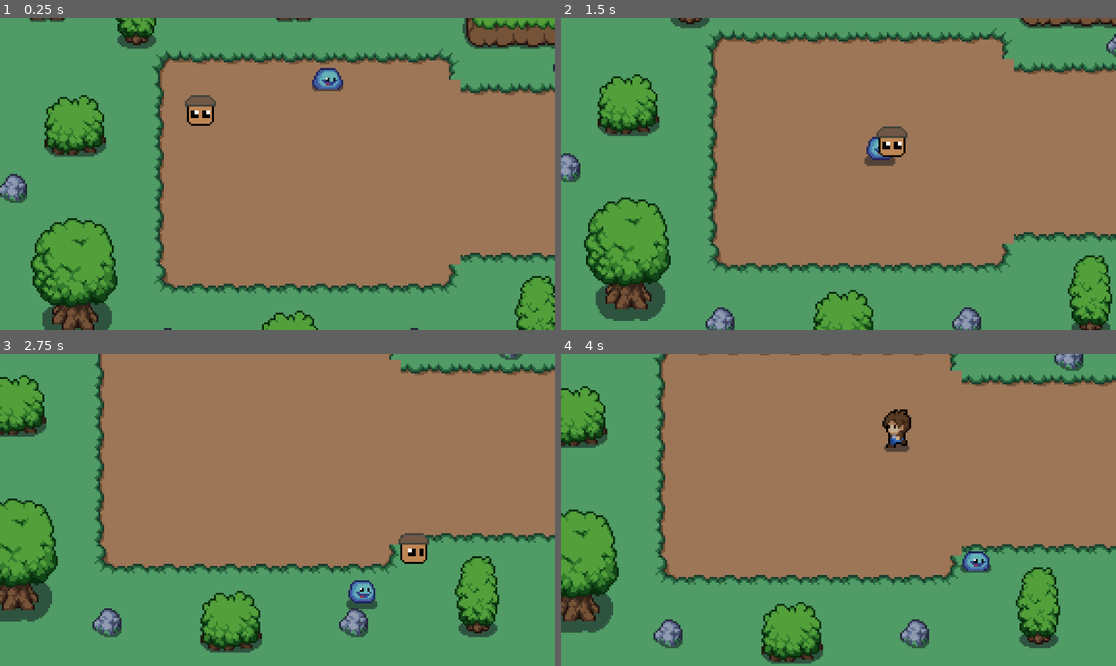
Above: before the commit, frames 1-4 (two rows, left to right).
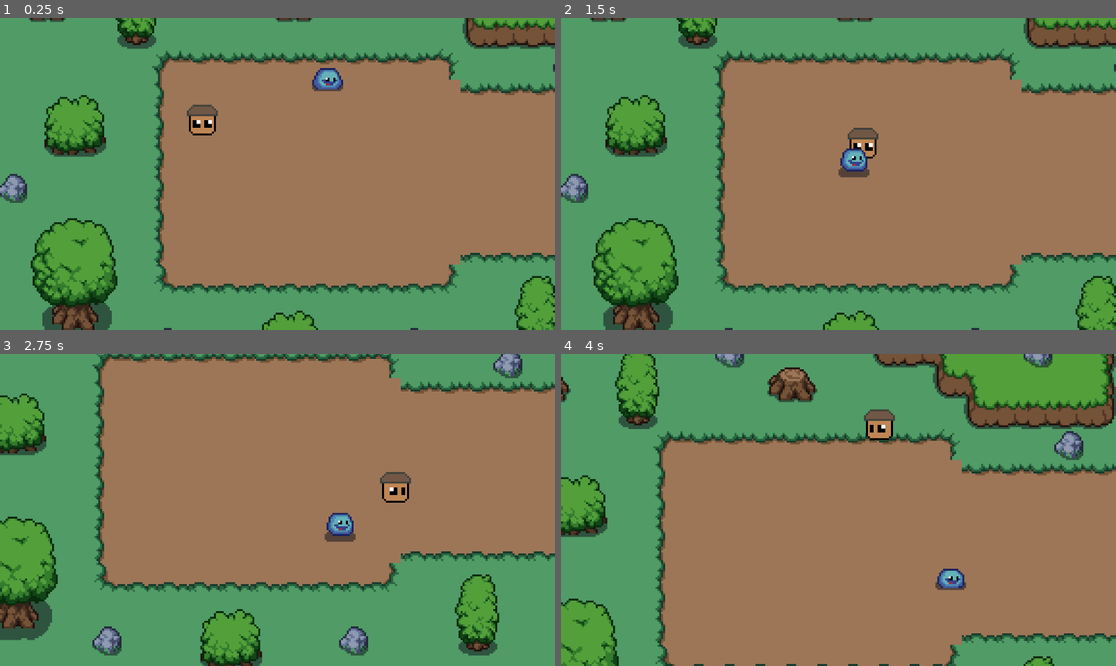
Above: after the commit, the same moments.

Repository: Abbby1007/Danish_The_Explorer
Game: Godot game, scene res://scenes/world.tscn
Two runs of this game, one before a commit and one after it. Both use one fixed random seed, a clock stepped at 60 frames per second and the inputs below.
Inputs:
- Up to frame 1 (0.25 s): no input
- Up to frame 2 (1.5 s): tap Enter at 0.5 s; hold Right (ui_right) 0.53-1.28 s; tap E (attack) at 0.6, 1.35 s; hold Down (ui_down) from 1.28 s (still down)
- Up to frame 3 (2.75 s): release Down (ui_down) at 2.03 s; hold Right (ui_right) from 2.03 s (still down); tap E (attack) at 2.1 s
- Up to frame 4 (4 s): release Right (ui_right) at 2.78 s; hold Up (ui_up) 2.78-3.53 s; tap E (attack) at 2.85, 3.6 s; hold Left (ui_left) from 3.53 s (still down)

The runs differ from the first frame. In frame 1, 0.6% of the frame differs, in the area x 33-40%, y 24-38%; in frame 2, 28%; in frame 3, 21%; in frame 4, 60%, in the area x 0-100%, y 0-100%.

Commit message:
import danish spirte models

Diff:
--- a/scenes/player.tscn
+++ b/scenes/player.tscn
@@ -1,9 +1,11 @@
-[gd_scene load_steps=60 format=3 uid="uid://ciqb5opq3ynkd"]
+[gd_scene load_steps=38 format=3 uid="uid://ciqb5opq3ynkd"]
 
 [ext_resource type="Texture2D" uid="uid://bpboahr5qrnq" path="res://art/characters/player.png" id="1_3vyb7"]
 [ext_resource type="Script" uid="uid://cetfjs1cymss1" path="res://scripts/player.gd" id="1_g2els"]
-[ext_resource type="Texture2D" uid="uid://2sfv74q67jls" path="res://art/Danish the explorer sprite.png" id="3_qhqgy"]
-[ext_resource type="Texture2D" uid="uid://dixjnuq6tc8qt" path="res://art/Danish the explorer sprite - right.png" id="4_dqkch"]
+[ext_resource type="Texture2D" uid="uid://2sfv74q67jls" path="res://art/Danish/Danish the explorer sprite.png" id="3_qhqgy"]
+[ext_resource type="Texture2D" uid="uid://c1mbcx2x1pwby" path="res://art/Danish/Danish the explorer sprite - back.png" id="3_qlg0r"]
+[ext_resource type="Texture2D" uid="uid://dixjnuq6tc8qt" path="res://art/Danish/Danish the explorer sprite - right.png" id="4_dqkch"]
+[ext_resource type="Texture2D" uid="uid://qv5hn5grcwt5" path="res://art/Danish/Danish the explorer sprite - left.png" id="5_tuyoq"]
 
 [sub_resource type="AtlasTexture" id="AtlasTexture_hax0n"]
 atlas = ExtResource("1_3vyb7")
@@ -20,54 +22,6 @@
 [sub_resource type="AtlasTexture" id="AtlasTexture_cs1tg"]
 atlas = ExtResource("1_3vyb7")
 region = Rect2(144, 384, 48, 48)
-
-[sub_resource type="AtlasTexture" id="AtlasTexture_jej6c"]
-atlas = ExtResource("1_3vyb7")
-region = Rect2(0, 96, 48, 48)
-
-[sub_resource type="AtlasTexture" id="AtlasTexture_f1ej7"]
-atlas = ExtResource("1_3vyb7")
-region = Rect2(48, 96, 48, 48)
-
-[sub_resource type="AtlasTexture" id="AtlasTexture_oprun"]
-atlas = ExtResource("1_3vyb7")
-region = Rect2(96, 96, 48, 48)
-
-[sub_resource type="AtlasTexture" id="AtlasTexture_a8ls1"]
-atlas = ExtResource("1_3vyb7")
-region = Rect2(144, 96, 48, 48)
-
-[sub_resource type="AtlasTexture" id="AtlasTexture_qfm1y"]
-atlas = ExtResource("1_3vyb7")
-region = Rect2(192, 96, 48, 48)
-
-[sub_resource type="AtlasTexture" id="AtlasTexture_fulsm"]
-atlas = ExtResource("1_3vyb7")
-region = Rect2(240, 96, 48, 48)
-
-[sub_resource type="AtlasTexture" id="AtlasTexture_wnwbv"]
-atlas = ExtResource("1_3vyb7")
-region = Rect2(0, 240, 48, 48)
-
-[sub_resource type="AtlasTexture" id="AtlasTexture_gl8cc"]
-atlas = ExtResource("1_3vyb7")
-region = Rect2(48, 240, 48, 48)
-
-[sub_resource type="AtlasTexture" id="AtlasTexture_487ah"]
-atlas = ExtResource("1_3vyb7")
-region = Rect2(96, 240, 48, 48)
-
-[sub_resource type="AtlasTexture" id="AtlasTexture_md1ol"]
-atlas = ExtResource("1_3vyb7")
-region = Rect2(144, 240, 48, 48)
-
-[sub_resource type="AtlasTexture" id="AtlasTexture_bj30b"]
-atlas = ExtResource("1_3vyb7")
-region = Rect2(192, 240, 48, 48)
-
-[sub_resource type="AtlasTexture" id="AtlasTexture_jc3p3"]
-atlas = ExtResource("1_3vyb7")
-region = Rect2(240, 240, 48, 48)
 
 [sub_resource type="AtlasTexture" id="AtlasTexture_sc3ue"]
 atlas = ExtResource("3_qhqgy")
@@ -101,54 +55,6 @@
 atlas = ExtResource("1_3vyb7")
 region = Rect2(144, 288, 48, 48)
 
-[sub_resource type="AtlasTexture" id="AtlasTexture_g2els"]
-atlas = ExtResource("1_3vyb7")
-region = Rect2(0, 0, 48, 48)
-
-[sub_resource type="AtlasTexture" id="AtlasTexture_qhqgy"]
-atlas = ExtResource("1_3vyb7")
-region = Rect2(48, 0, 48, 48)
-
-[sub_resource type="AtlasTexture" id="AtlasTexture_dqkch"]
-atlas = ExtResource("1_3vyb7")
-region = Rect2(96, 0, 48, 48)
-
-[sub_resource type="AtlasTexture" id="AtlasTexture_qlg0r"]
-atlas = ExtResource("1_3vyb7")
-region = Rect2(144, 0, 48, 48)
-
-[sub_resource type="AtlasTexture" id="AtlasTexture_tuyoq"]
-atlas = ExtResource("1_3vyb7")
-region = Rect2(192, 0, 48, 48)
-
-[sub_resource type="AtlasTexture" id="AtlasTexture_fjrip"]
-atlas = ExtResource("1_3vyb7")
-region = Rect2(240, 0, 48, 48)
-
-[sub_resource type="AtlasTexture" id="AtlasTexture_4r5pv"]
-atlas = ExtResource("1_3vyb7")
-region = Rect2(0, 144, 48, 48)
-
-[sub_resource type="AtlasTexture" id="AtlasTexture_60mlk"]
-atlas = ExtResource("1_3vyb7")
-region = Rect2(48, 144, 48, 48)
-
-[sub_resource type="AtlasTexture" id="AtlasTexture_i4ail"]
-atlas = ExtResource("1_3vyb7")
-region = Rect2(96, 144, 48, 48)
-
-[sub_resource type="AtlasTexture" id="AtlasTexture_a38lo"]
-atlas = ExtResource("1_3vyb7")
-region = Rect2(144, 144, 48, 48)
-
-[sub_resource type="AtlasTexture" id="AtlasTexture_4ni07"]
-atlas = ExtResource("1_3vyb7")
-region = Rect2(192, 144, 48, 48)
-
-[sub_resource type="AtlasTexture" id="AtlasTexture_l71n6"]
-atlas = ExtResource("1_3vyb7")
-region = Rect2(240, 144, 48, 48)
-
 [sub_resource type="AtlasTexture" id="AtlasTexture_4gjji"]
 atlas = ExtResource("1_3vyb7")
 region = Rect2(0, 336, 48, 48)
@@ -234,48 +140,10 @@
 }, {
 "frames": [{
 "duration": 1.0,
-"texture": SubResource("AtlasTexture_jej6c")
-}, {
-"duration": 1.0,
-"texture": SubResource("AtlasTexture_f1ej7")
-}, {
-"duration": 1.0,
-"texture": SubResource("AtlasTexture_oprun")
-}, {
-"duration": 1.0,
-"texture": SubResource("AtlasTexture_a8ls1")
-}, {
-"duration": 1.0,
-"texture": SubResource("AtlasTexture_qfm1y")
-}, {
-"duration": 1.0,
-"texture": SubResource("AtlasTexture_fulsm")
-}],
-"loop": true,
-"name": &"back_idle",
-"speed": 5.0
-}, {
-"frames": [{
-"duration": 1.0,
-"texture": SubResource("AtlasTexture_wnwbv")
-}, {
-"duration": 1.0,
-"texture": SubResource("AtlasTexture_gl8cc")
-}, {
-"duration": 1.0,
-"texture": SubResource("AtlasTexture_487ah")
-}, {
-"duration": 1.0,
-"texture": SubResource("AtlasTexture_md1ol")
-}, {
-"duration": 1.0,
-"texture": SubResource("AtlasTexture_bj30b")
-}, {
-"duration": 1.0,
-"texture": SubResource("AtlasTexture_jc3p3")
-}],
-"loop": true,
-"name": &"back_walk",
+"texture": ExtResource("3_qlg0r")
+}],
+"loop": true,
+"name": &"d_back",
 "speed": 5.0
 }, {
 "frames": [{
@@ -288,6 +156,14 @@
 }, {
 "frames": [{
 "duration": 1.0,
+"texture": ExtResource("5_tuyoq")
+}],
+"loop": true,
+"name": &"d_left",
+"speed": 5.0
+}, {
+"frames": [{
+"duration": 1.0,
 "texture": ExtResource("4_dqkch")
 }],
 "loop": true,
@@ -327,52 +203,6 @@
 }, {
 "frames": [{
 "duration": 1.0,
-"texture": SubResource("AtlasTexture_g2els")
-}, {
-"duration": 1.0,
-"texture": SubResource("AtlasTexture_qhqgy")
-}, {
-"duration": 1.0,
-"texture": SubResource("AtlasTexture_dqkch")
-}, {
-"duration": 1.0,
-"texture": SubResource("AtlasTexture_qlg0r")
-}, {
-"duration": 1.0,
-"texture": SubResource("AtlasTexture_tuyoq")
-}, {
-"duration": 1.0,
-"texture": SubResource("AtlasTexture_fjrip")
-}],
-"loop": true,
-"name": &"front_idle",
-"speed": 5.0
-}, {
-"frames": [{
-"duration": 1.0,
-"texture": SubResource("AtlasTexture_4r5pv")
-}, {
-"duration": 1.0,
-"texture": SubResource("AtlasTexture_60mlk")
-}, {
-"duration": 1.0,
-"texture": SubResource("AtlasTexture_i4ail")
-}, {
-"duration": 1.0,
-"texture": SubResource("AtlasTexture_a38lo")
-}, {
-"duration": 1.0,
-"texture": SubResource("AtlasTexture_4ni07")
-}, {
-"duration": 1.0,
-"texture": SubResource("AtlasTexture_l71n6")
-}],
-"loop": true,
-"name": &"front_walk",
-"speed": 5.0
-}, {
-"frames": [{
-"duration": 1.0,
 "texture": SubResource("AtlasTexture_4gjji")
 }, {
 "duration": 1.0,
@@ -435,8 +265,8 @@
 "speed": 5.0
 }]
 
-[sub_resource type="CircleShape2D" id="CircleShape2D_g2els"]
-radius = 4.0
+[sub_resource type="RectangleShape2D" id="RectangleShape2D_tuyoq"]
+size = Vector2(14, 13)
 
 [sub_resource type="CircleShape2D" id="CircleShape2D_qhqgy"]
 radius = 13.0
@@ -450,21 +280,21 @@
 [node name="AnimatedSprite2D" type="AnimatedSprite2D" parent="."]
 z_index = 1
 y_sort_enabled = true
-position = Vector2(-1, -18)
+position = Vector2(0, -13)
 sprite_frames = SubResource("SpriteFrames_smehm")
-animation = &"death"
+animation = &"d_left"
 offset = Vector2(0, -15)
 
 [node name="CollisionShape2D" type="CollisionShape2D" parent="."]
 z_index = 1
 y_sort_enabled = true
-position = Vector2(0, -21)
-shape = SubResource("CircleShape2D_g2els")
+position = Vector2(0, -26.5)
+shape = SubResource("RectangleShape2D_tuyoq")
 
 [node name="player_hitbox" type="Area2D" parent="."]
 
 [node name="CollisionShape2D" type="CollisionShape2D" parent="player_hitbox"]
-position = Vector2(-1, -24)
+position = Vector2(0, -27)
 shape = SubResource("CircleShape2D_qhqgy")
 
 [node name="attack_cooldown" type="Timer" parent="."]
--- a/scripts/player.gd
+++ b/scripts/player.gd
@@ -72,10 +72,10 @@
 	elif dir == "left":
 		anim.flip_h = true
 		if movement == 1:
-			anim.play("side_walk")
+			anim.play("d_right")
 		elif movement == 0:
 			if attack_ip == false:
-				anim.play("side_idle")
+				anim.play("d_right")
 
 	elif dir == "down":
 		anim.flip_h = true
@@ -88,10 +88,10 @@
 	elif dir == "up":
 		anim.flip_h = true
 		if movement == 1:
-			anim.play("back_walk")
+			anim.play("d_back")
 		elif movement == 0:
 			if attack_ip == false:
-				anim.play("back_idle")
+				anim.play("d_back")
 
 
 # PLAYER ANIMATION END ----------------------
Binary file added: art/Danish/Danish the explorer sprite - back.png
Not shown, added: art/Danish/Danish the explorer sprite - back.png.import
Binary file added: art/Danish/Danish the explorer sprite - left.png
Not shown, added: art/Danish/Danish the explorer sprite - left.png.import
Renamed: art/Danish the explorer sprite - right.png -> art/Danish/Danish the explorer sprite - right.png
Not shown, changed: art/Danish/Danish the explorer sprite - right.png.import
Renamed: art/Danish the explorer sprite.png -> art/Danish/Danish the explorer sprite.png
Not shown, changed: art/Danish/Danish the explorer sprite.png.import
